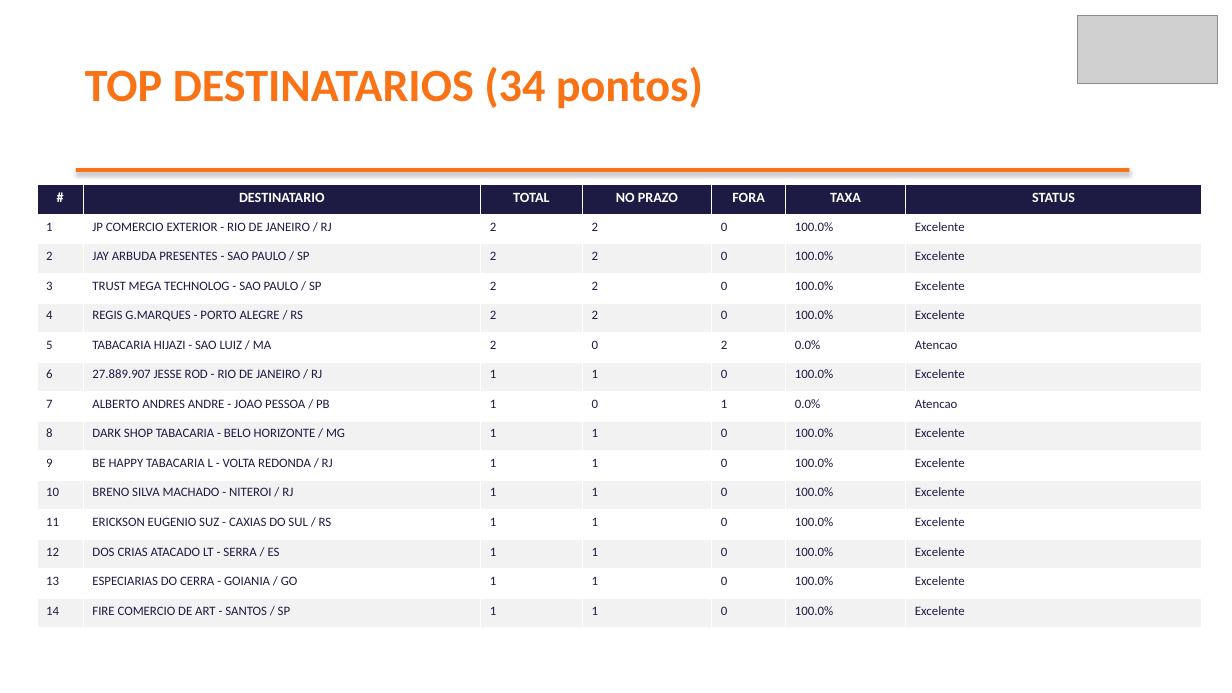
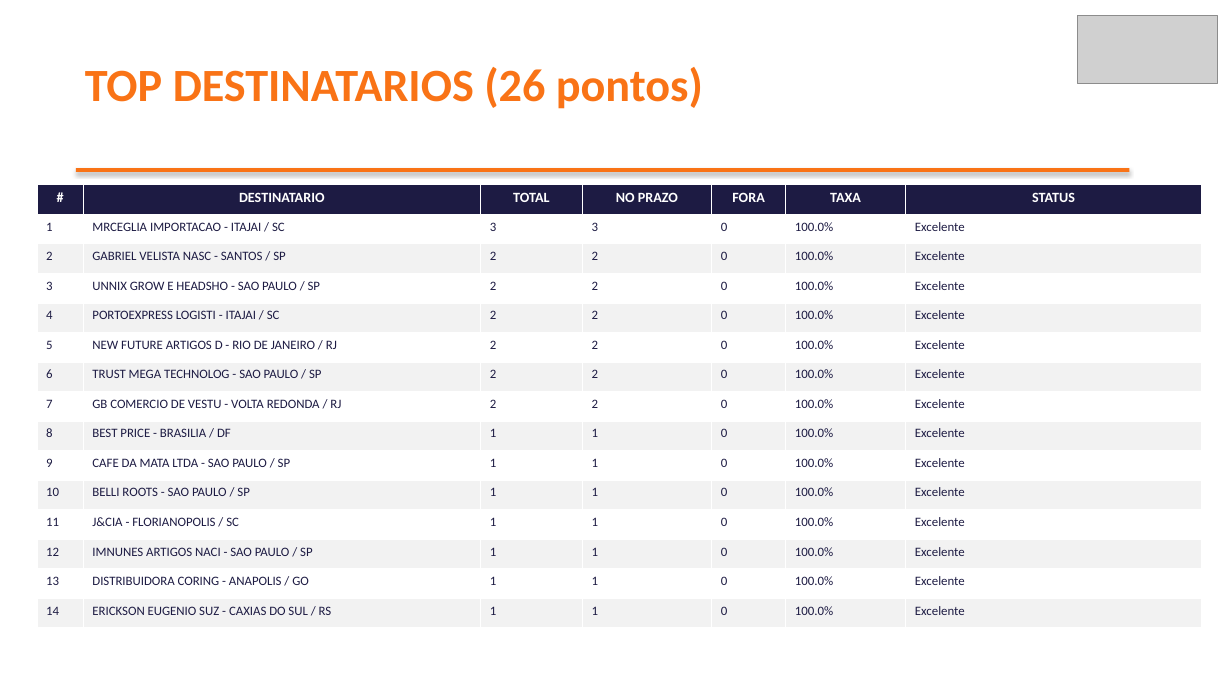
Before and after one commit to brendaelicia-sketch/PortoEX, a slide deck: slide 5 of MRCEGLIA_IMPORTACAO_E_SERVICOS.pptx (slide 6 before the commit). Drawn at 1232x693 pixels with LibreOffice and Linux fonts; fonts in the diff are those of the drawing; grey boxes stand for pictures. Boxes give left, top, right and bottom in pixels: in the first picture for what was removed or moved away, otherwise in the second. Text is boxed around its words. In the diff, an @@ line names an element or a change of style, - is before the commit and + after.

```diff
--- a/MRCEGLIA_IMPORTACAO_E_SERVICOS.pptx
+++ b/MRCEGLIA_IMPORTACAO_E_SERVICOS.pptx
@@ text at (x1=85, y1=67, x2=703, y2=109): text changed @@
-TOP DESTINATARIOS (34 pontos)
+TOP DESTINATARIOS (26 pontos)
@@ table at (x1=37, y1=185, x2=1202, y2=628) @@
-row 2: 1 | JP COMERCIO EXTERIOR - RIO DE JANEIRO / RJ | 2 | 2 | 0 | 100.0% | Excelente
+row 2: 1 | MRCEGLIA IMPORTACAO - ITAJAI / SC | 3 | 3 | 0 | 100.0% | Excelente
-row 3, column 2: JAY ARBUDA PRESENTES - SAO PAULO / SP
+row 3, column 2: GABRIEL VELISTA NASC - SANTOS / SP
-row 4, column 2: TRUST MEGA TECHNOLOG - SAO PAULO / SP
+row 4, column 2: UNNIX GROW E HEADSHO - SAO PAULO / SP
-row 5, column 2: REGIS G.MARQUES - PORTO ALEGRE / RS
+row 5, column 2: PORTOEXPRESS LOGISTI - ITAJAI / SC
-row 6: 5 | TABACARIA HIJAZI - SAO LUIZ / MA | 2 | 0 | 2 | 0.0% | Atencao
+row 6: 5 | NEW FUTURE ARTIGOS D - RIO DE JANEIRO / RJ | 2 | 2 | 0 | 100.0% | Excelente
-row 7: 6 | 27.889.907 JESSE ROD - RIO DE JANEIRO / RJ | 1 | 1 | 0 | 100.0% | Excelente
+row 7: 6 | TRUST MEGA TECHNOLOG - SAO PAULO / SP | 2 | 2 | 0 | 100.0% | Excelente
-row 8: 7 | ALBERTO ANDRES ANDRE - JOAO PESSOA / PB | 1 | 0 | 1 | 0.0% | Atencao
+row 8: 7 | GB COMERCIO DE VESTU - VOLTA REDONDA / RJ | 2 | 2 | 0 | 100.0% | Excelente
-row 9, column 2: DARK SHOP TABACARIA - BELO HORIZONTE / MG
+row 9, column 2: BEST PRICE - BRASILIA / DF
-row 10, column 2: BE HAPPY TABACARIA L - VOLTA REDONDA / RJ
+row 10, column 2: CAFE DA MATA LTDA - SAO PAULO / SP
-row 11, column 2: BRENO SILVA MACHADO - NITEROI / RJ
+row 11, column 2: BELLI ROOTS - SAO PAULO / SP
-row 12, column 2: ERICKSON EUGENIO SUZ - CAXIAS DO SUL / RS
+row 12, column 2: J&CIA - FLORIANOPOLIS / SC
-row 13, column 2: DOS CRIAS ATACADO LT - SERRA / ES
+row 13, column 2: IMNUNES ARTIGOS NACI - SAO PAULO / SP
-row 14, column 2: ESPECIARIAS DO CERRA - GOIANIA / GO
+row 14, column 2: DISTRIBUIDORA CORING - ANAPOLIS / GO
-row 15, column 2: FIRE COMERCIO DE ART - SANTOS / SP
+row 15, column 2: ERICKSON EUGENIO SUZ - CAXIAS DO SUL / RS
```
Also in this commit, not shown: 4 other slides changed, 1 slide removed, 21 other files.
